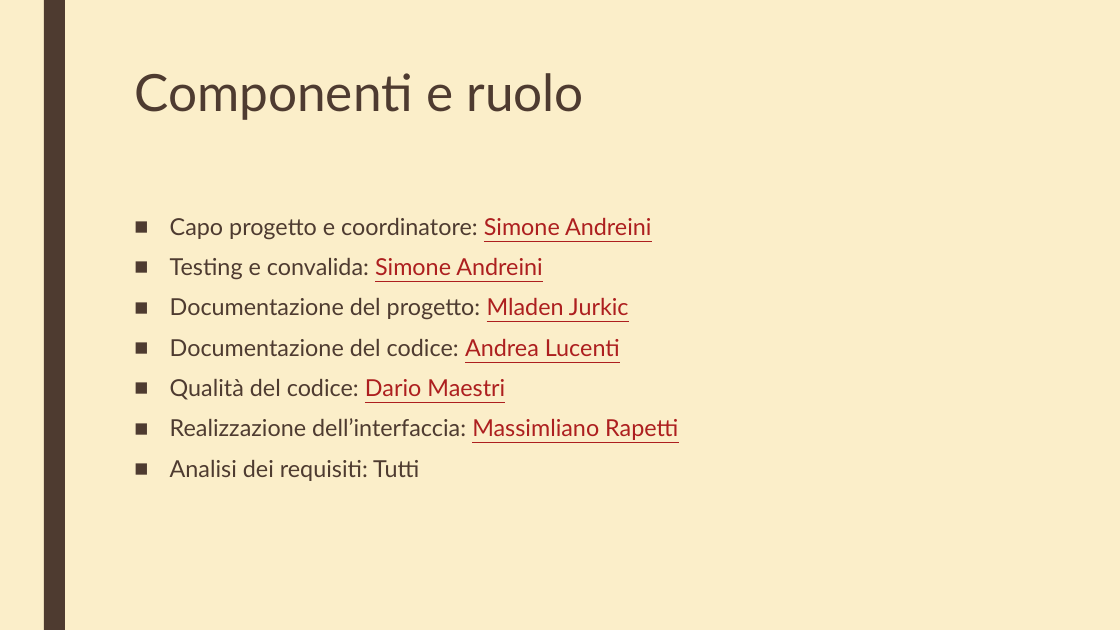
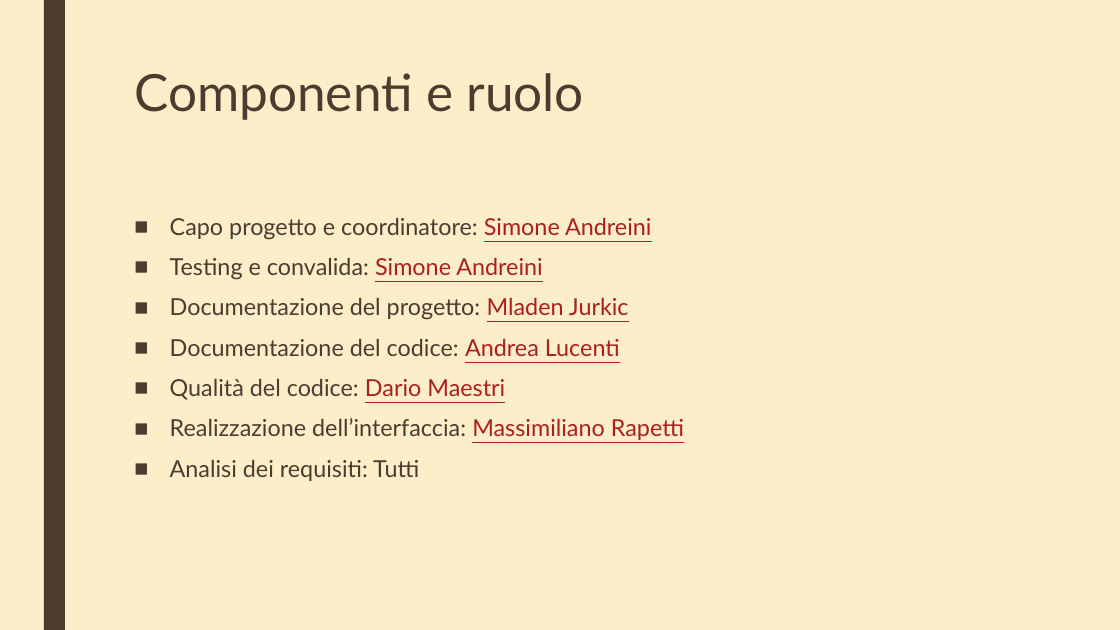
Before and after one commit to maxrap96/Progetto-L18, a slide deck: slide 2 of MiscellaneousFile/presentazione_progetto.pptx. Drawn at 1120x630 pixels with LibreOffice and Linux fonts; fonts in the diff are those of the drawing. Boxes give left, top, right and bottom in pixels: in the first picture for what was removed or moved away, otherwise in the second. Text is boxed around its words. In the diff, an @@ line names an element or a change of style, - is before the commit and + after.

```diff
--- a/MiscellaneousFile/presentazione_progetto.pptx
+++ b/MiscellaneousFile/presentazione_progetto.pptx
@@ text at (x1=170, y1=418, x2=684, y2=440): text changed @@
-■ Realizzazione dell’interfaccia: Massimliano Rapetti
+■ Realizzazione dell’interfaccia: Massimiliano Rapetti
```
Also in this commit, not shown: 3 other slides changed.
